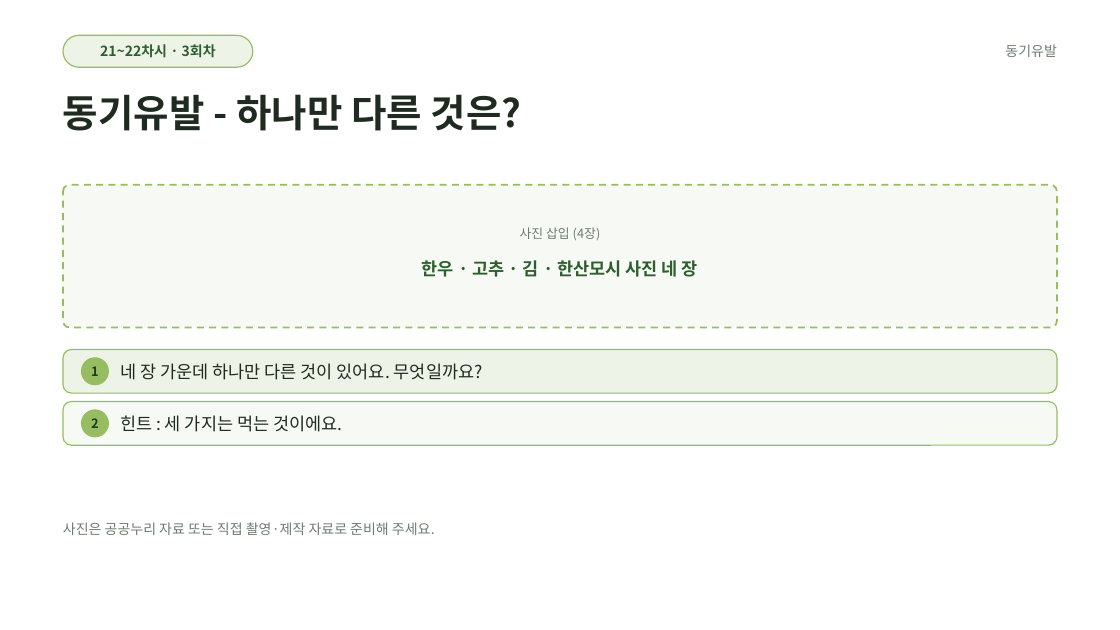
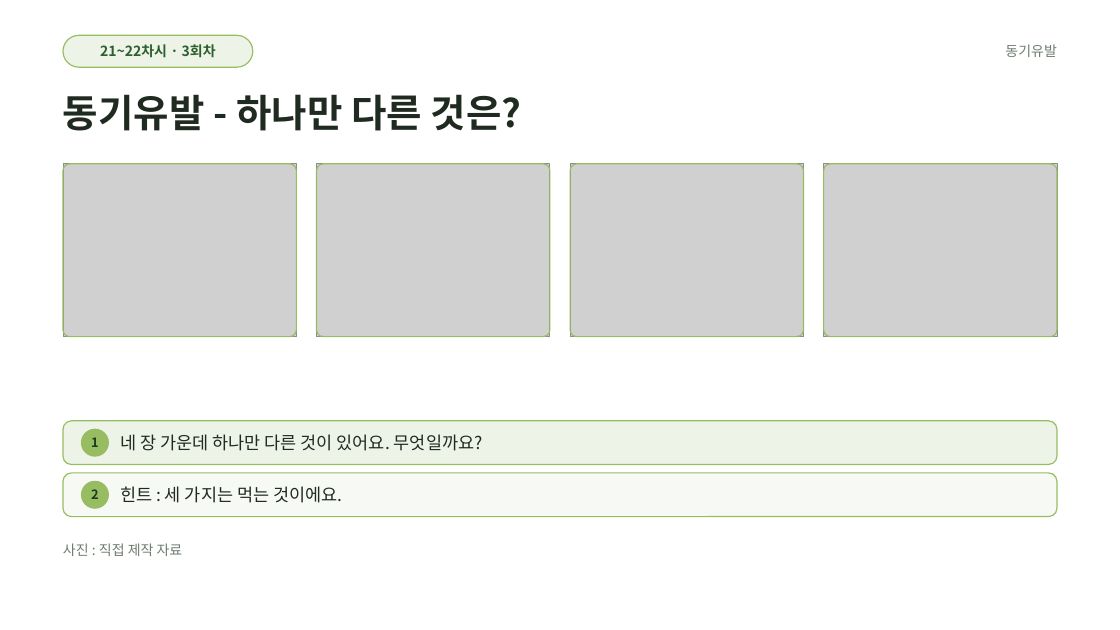
Before and after one commit to AHyeon97/work-for-AH, a slide deck: slide 4 of 우리고장 탐험대/21~24차시(홍성청양보령서천)/늘봄앵커_우리충남탐험놀이_21~22차시(홍성청양보령서천_특산물)_수업PPT.pptx. Drawn at 1120x630 pixels with LibreOffice and Linux fonts; fonts in the diff are those of the drawing; grey boxes stand for pictures. Boxes give left, top, right and bottom in pixels: in the first picture for what was removed or moved away, otherwise in the second. Text is boxed around its words. In the diff, an @@ line names an element or a change of style, - is before the commit and + after.

```diff
--- a/우리고장 탐험대/21~24차시(홍성청양보령서천)/늘봄앵커_우리충남탐험놀이_21~22차시(홍성청양보령서천_특산물)_수업PPT.pptx
+++ b/우리고장 탐험대/21~24차시(홍성청양보령서천)/늘봄앵커_우리충남탐험놀이_21~22차시(홍성청양보령서천_특산물)_수업PPT.pptx
@@ picture added at bbox=[63, 164, 297, 337] @@
@@ rounded rectangle added at bbox=[63, 164, 297, 337], outline #97BC62 1 pt @@
@@ picture added at bbox=[317, 164, 550, 337] @@
@@ rounded rectangle added at bbox=[317, 164, 550, 337], outline #97BC62 1 pt @@
@@ picture added at bbox=[571, 164, 804, 337] @@
@@ rounded rectangle added at bbox=[571, 164, 804, 337], outline #97BC62 1 pt @@
@@ picture added at bbox=[823, 164, 1057, 337] @@
@@ rounded rectangle added at bbox=[823, 164, 1057, 337], outline #97BC62 1 pt @@
@@ rounded rectangle removed at bbox=[63, 185, 1057, 328] @@
@@ text removed at bbox=[520, 227, 601, 240] @@
-사진 삽입 (4장)
@@ text removed at bbox=[422, 260, 698, 277] @@
-한우 · 고추 · 김 · 한산모시 사진 네 장
@@ 4 texts, 2 rounded rectangles, 2 ellipses: place and size @@
-4 texts, 2 rounded rectangles, 2 ellipses at bbox=[63, 350, 1057, 445]
+4 texts, 2 rounded rectangles, 2 ellipses at bbox=[63, 421, 1057, 517]
@@ text at bbox=[63, 543, 183, 556]: text changed @@
-사진은 공공누리 자료 또는 직접 촬영·제작 자료로 준비해 주세요.
+사진 : 직접 제작 자료
```
Also in this commit, not shown: 2 other slides changed, 36 other files.
